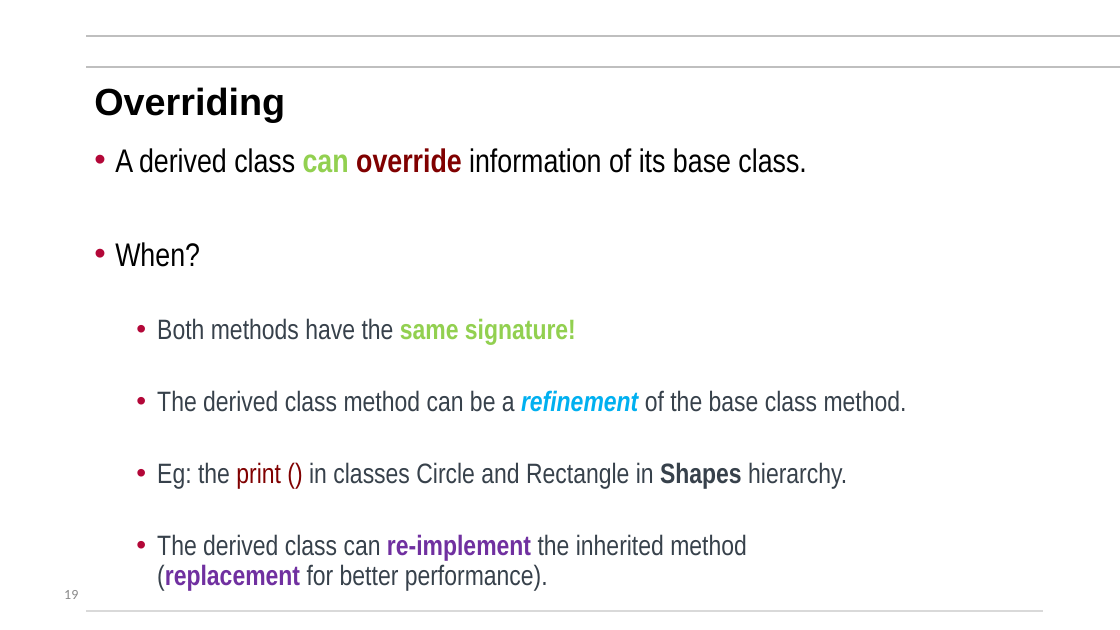
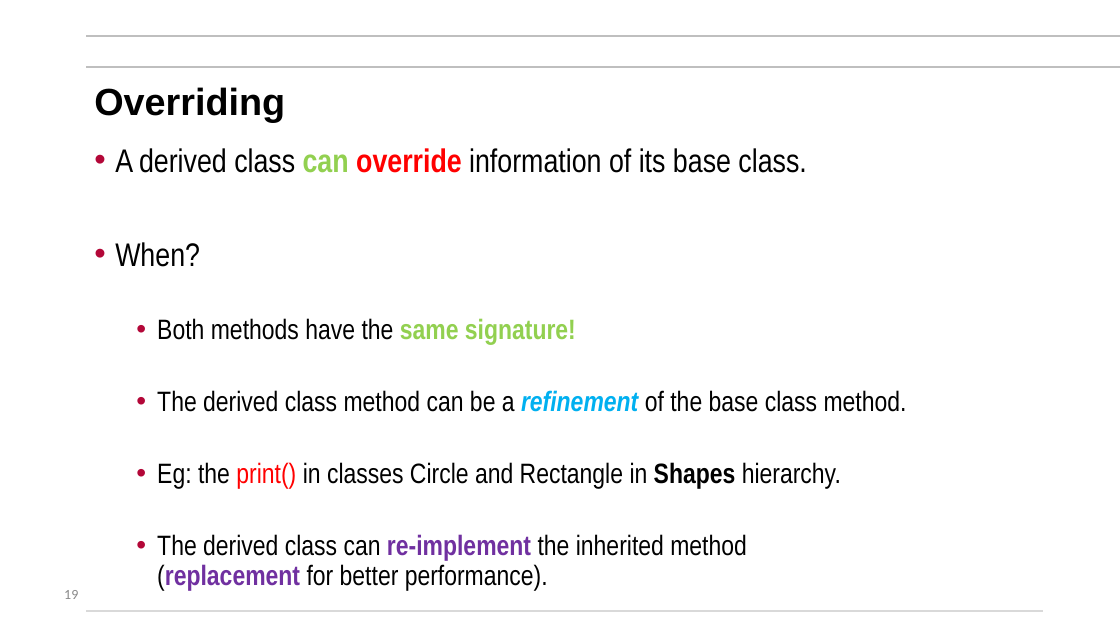
Before and after one commit to mikegrace2/CSEN160-Fall2026-Course-Website, a slide deck: slide 19 of lectures/Week05_ChainingFinalOverload_Generics/1_ConstructorChainingFinalMethodsClassesOverloading_V4.pptx. Drawn at 1120x630 pixels with LibreOffice and Linux fonts; fonts in the diff are those of the drawing; background and template pictures are left out. Boxes give left, top, right and bottom in pixels: in the first picture for what was removed or moved away, otherwise in the second. Text is boxed around its words. In the diff, an @@ line names an element or a change of style, - is before the commit and + after.

```diff
--- a/lectures/Week05_ChainingFinalOverload_Generics/1_ConstructorChainingFinalMethodsClassesOverloading_V4.pptx
+++ b/lectures/Week05_ChainingFinalOverload_Generics/1_ConstructorChainingFinalMethodsClassesOverloading_V4.pptx
@@ text at (x1=115, y1=148, x2=907, y2=591): text colour #800000 to #FF0000 in "override"; text colour #37414B to #000000 in "Both methods have the", "The derived class method can be a ...", "The derived class can the inherited method ..." @@
@@ text at (x1=157, y1=462, x2=841, y2=489): text changed; text colour #37414B to #000000 @@
-  • Eg: the print () in classes Circle and Rectangle in Shapes hierarchy.
+  • Eg: the print() in classes Circle and Rectangle in Shapes hierarchy.
```
Also in this commit, not shown: 5 other slides changed.
